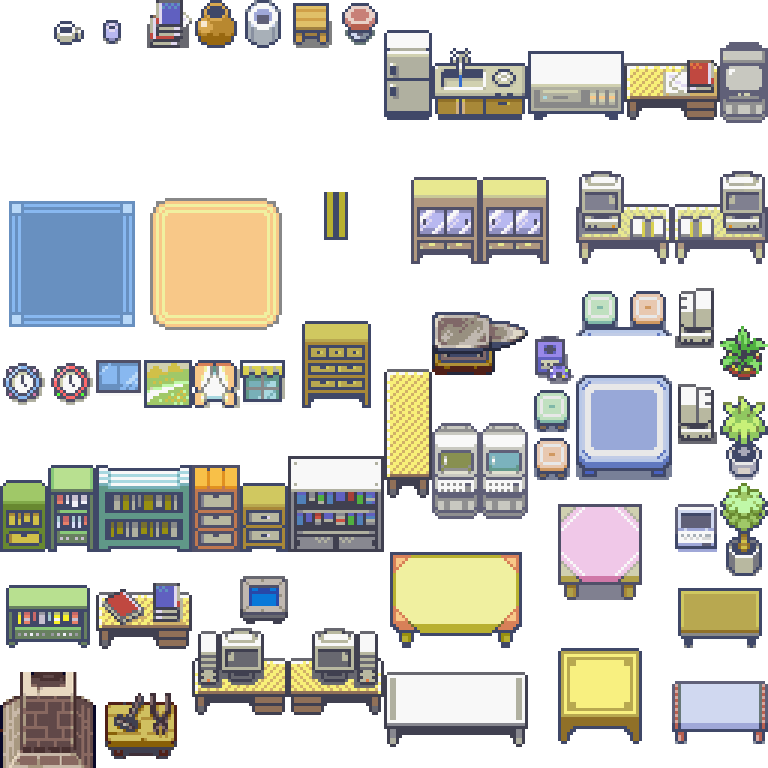
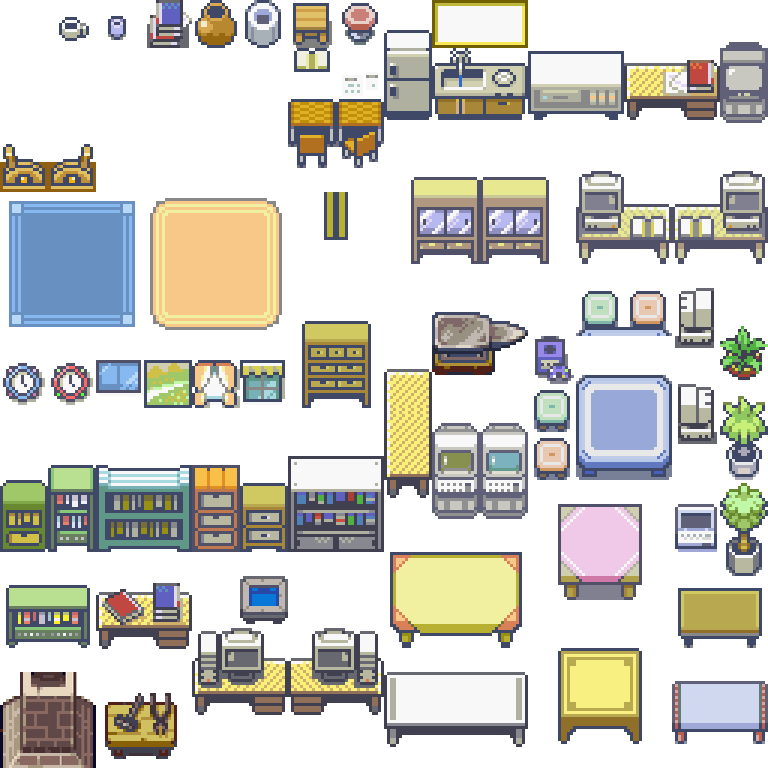
Comparing the layer stacks of the two 768 × 768 images. Changes:
painted on "Interieur" over (x1=0, y1=0, x2=528, y2=192)
